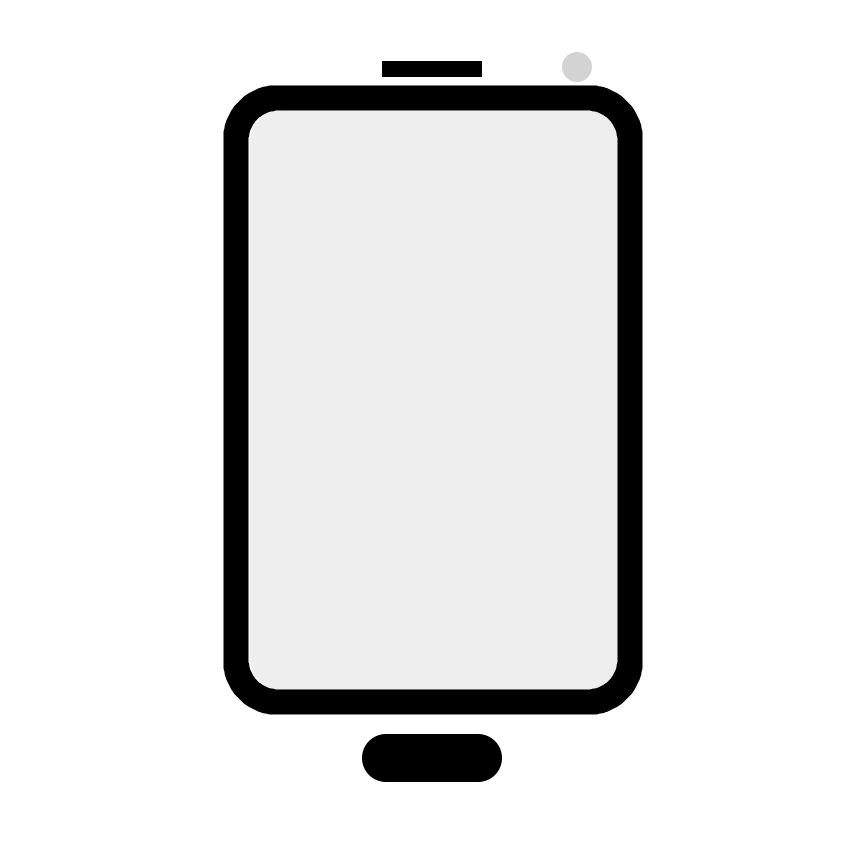
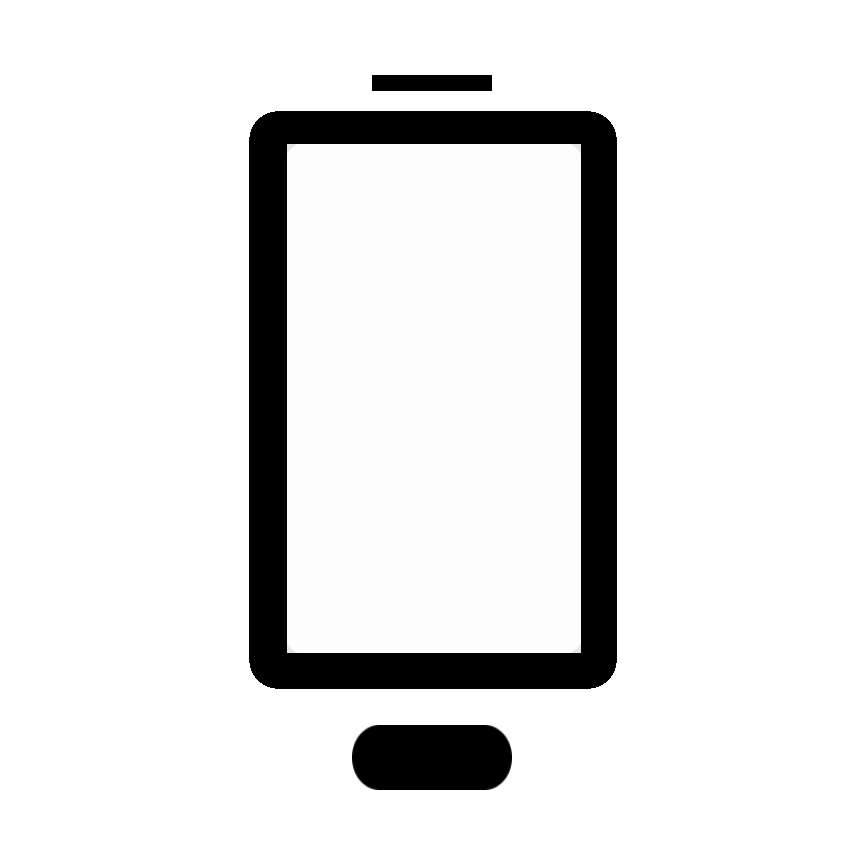
The second 864px x 864px image is a revision of the first. Changes to its layers:
renamed "bordo" to "schermo", painted on it over [223, 85, 643, 715]
removed layer "led" over [562, 52, 592, 82]
painted on "microfono" over [372, 61, 492, 86]
painted on "tastoHome" over [352, 725, 512, 790]
removed layer "basso" over [232, 82, 632, 786]
renamed "Copia de Fondo" to "Bordo esterno", painted on it over [223, 52, 643, 790]
renamed "schermo" to "bordo schermo", moved it above "Fondo", painted on it over [249, 109, 620, 690]
